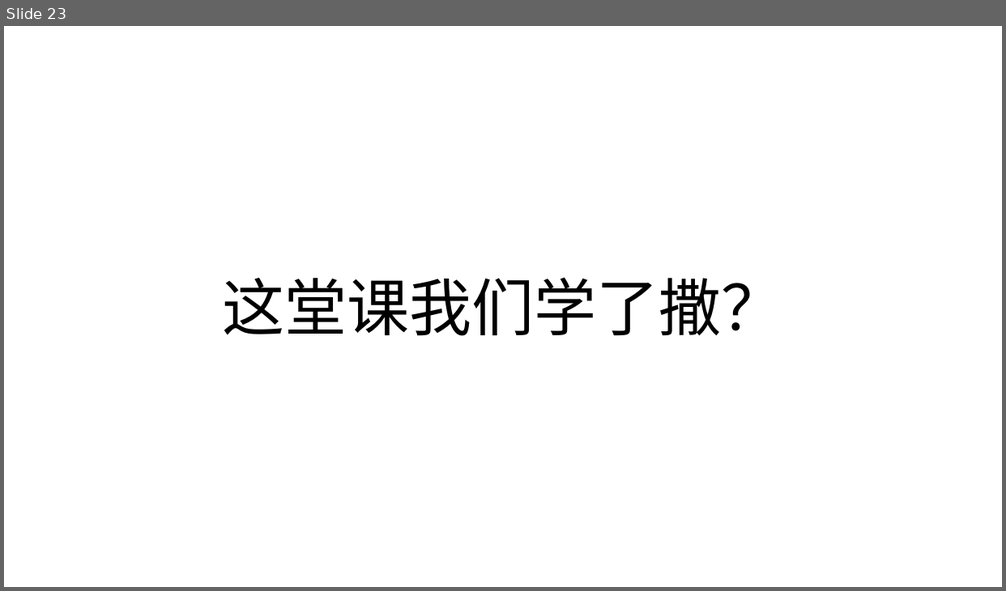
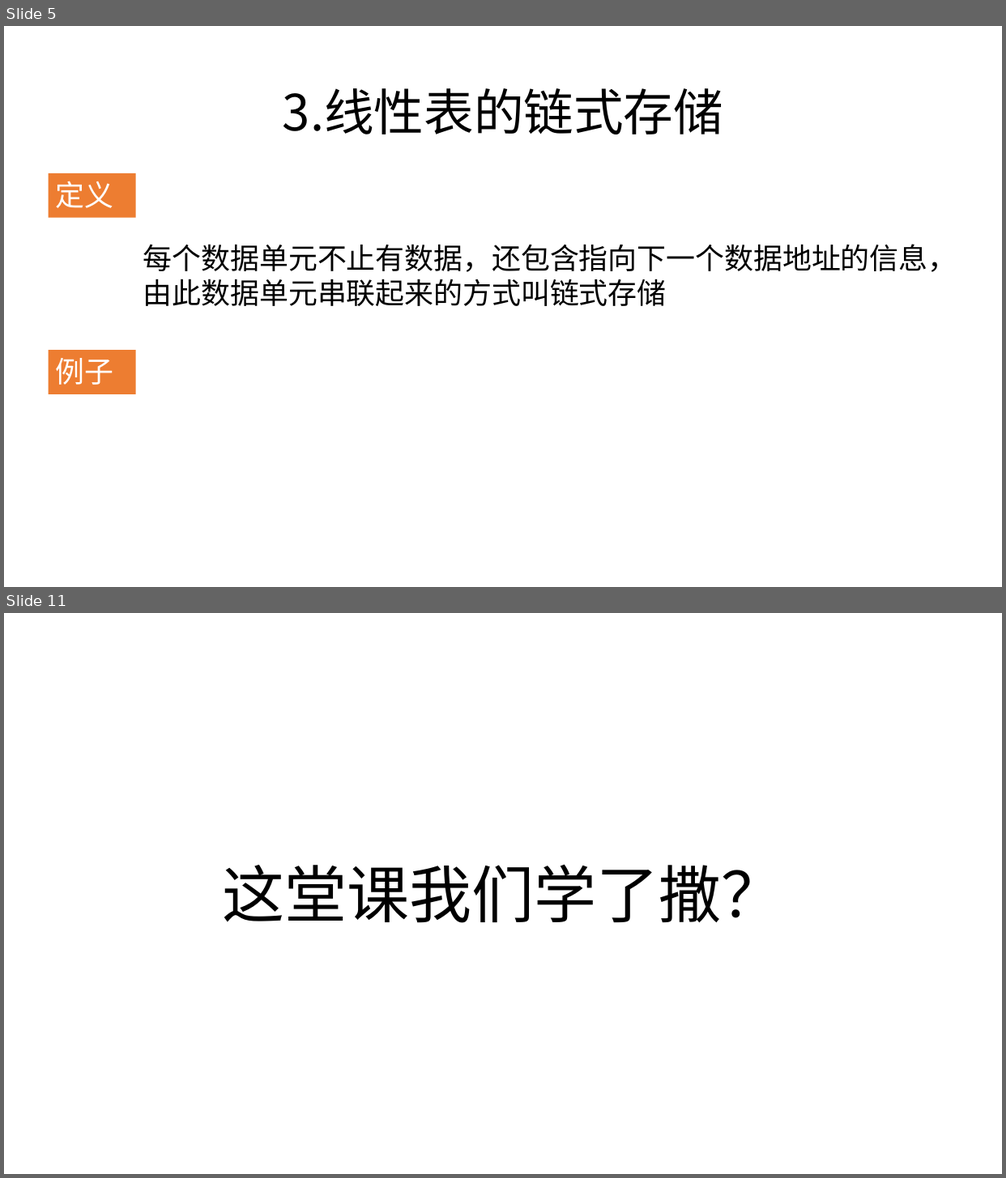
Before and after one commit to zjyesir/hmc_data_structure, a slide deck: 2.线性表.pptx. Shown one above the other, each under a label of ours: slide 23 before the commit, slides 5 and 11 after it; the slides between them are not shown. The pictures are 1006x591 and 1006x1178 pixels, drawn with LibreOffice and Linux fonts; fonts in the diff are those of the drawing; background and template pictures are left out. Boxes give left, top, right and bottom in pixels: in the first picture for what was removed or moved away, otherwise in the second. Text is boxed around its words. In the diff, an @@ line names an element or a change of style, - is before the commit and + after.

```diff
--- a/2.线性表.pptx
+++ b/2.线性表.pptx
@@ slide 5 added at bbox=[4, 26, 1002, 587], background picture (left out) @@
@@ text added at bbox=[283, 88, 723, 135], 48 pt, text #000000 @@
+3.线性表的链式存储
@@ rectangle added at bbox=[49, 173, 136, 218], fill #ED7D31, 28 pt, text #FFFFFF @@
+定义
@@ text added at bbox=[143, 244, 957, 306], 28 pt, text #000000 @@
+每个数据单元不止有数据，还包含指向下一个数据地址的信息，由此数据单元串联起来的方式叫链式存储
@@ rectangle added at bbox=[49, 350, 136, 395], fill #ED7D31, 28 pt, text #FFFFFF @@
+例子
@@ what was slide 23 is now slide 11 @@
```
Also in this commit, not shown: 2 slides changed, 8 other slides added, 20 slides removed, 1 other file.
